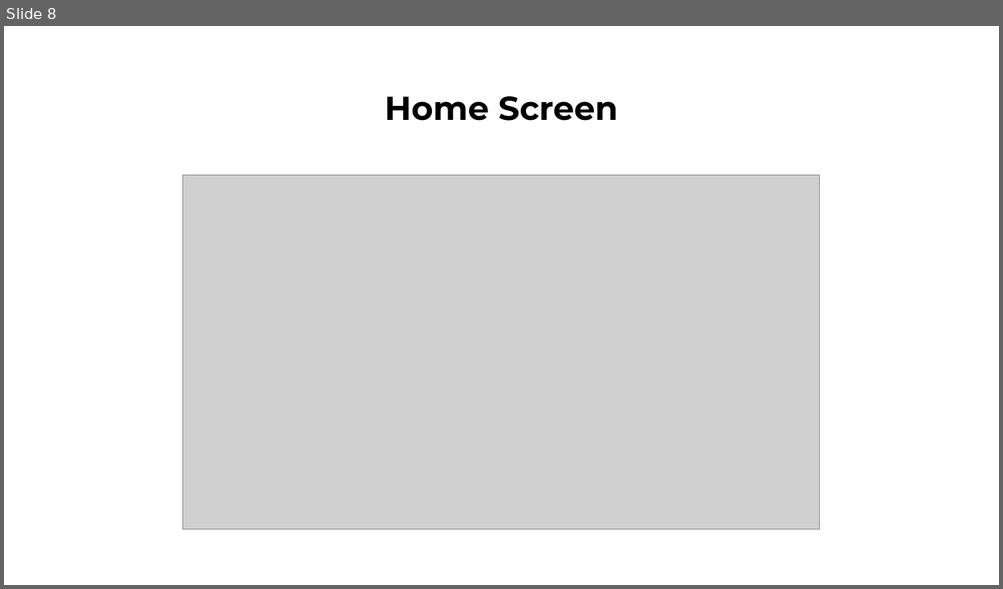
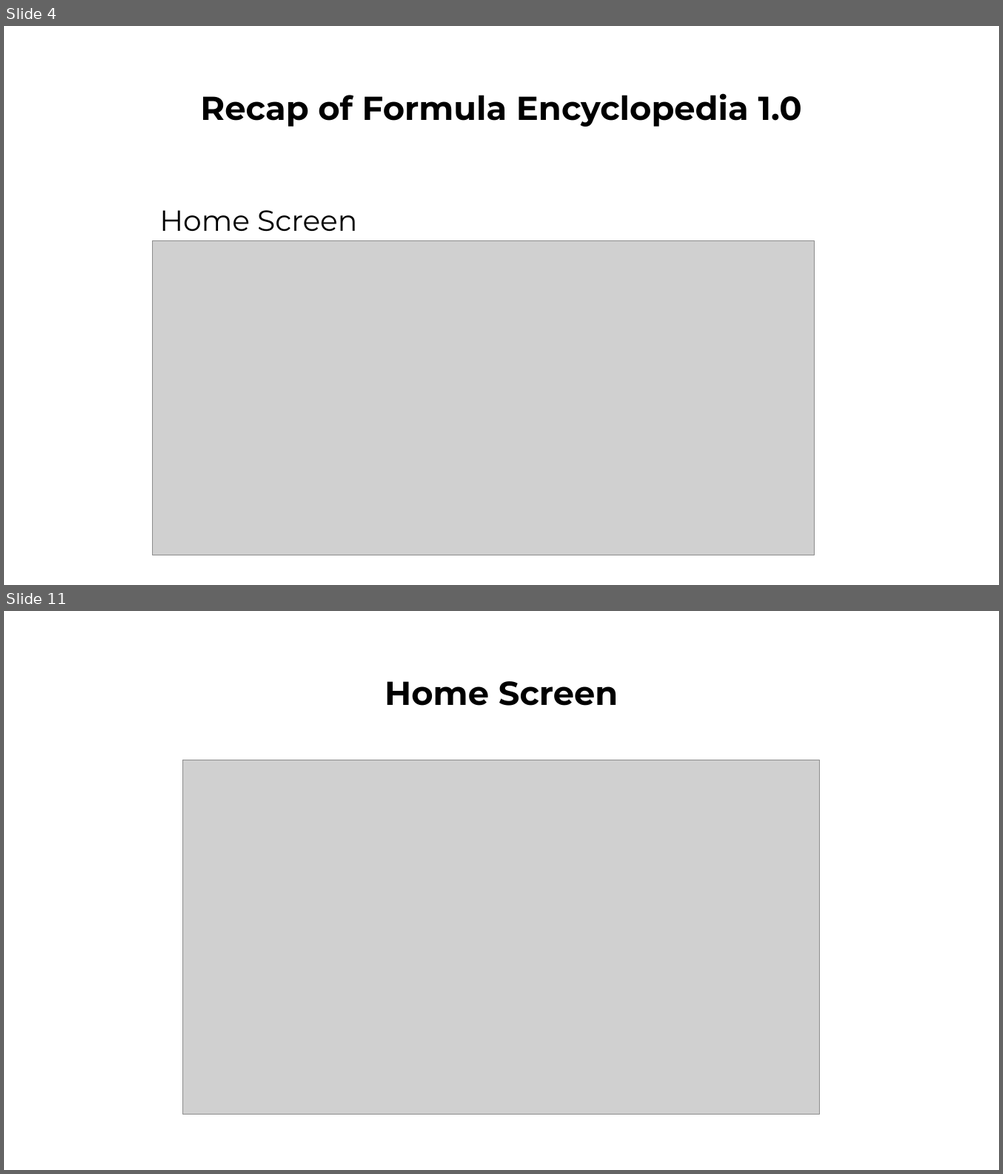
Before and after one commit to AtuLxCE/formula-encyclopaedia, a slide deck: Documentation/Formula Encylopedia 2.0 .pptx. Shown one above the other, each under a label of ours: slide 8 before the commit, slides 4 and 11 after it; the slides between them are not shown. The pictures are 1003x589 and 1003x1174 pixels, drawn with LibreOffice and Linux fonts; fonts in the diff are those of the drawing; grey boxes stand for pictures. Boxes give left, top, right and bottom in pixels: in the first picture for what was removed or moved away, otherwise in the second. Text is boxed around its words. In the diff, an @@ line names an element or a change of style, - is before the commit and + after.

```diff
--- a/Documentation/Formula Encylopedia 2.0 .pptx
+++ b/Documentation/Formula Encylopedia 2.0 .pptx
@@ slide 4 added at box(4, 26, 999, 585), background #FFFFFF @@
@@ title added at box(200, 93, 802, 127), 32 pt, text #000000, bold @@
+Recap of Formula Encyclopedia 1.0
@@ text added at box(159, 210, 357, 232), 28 pt, text #000000 @@
+Home Screen
@@ picture added at box(153, 241, 814, 556) @@
@@ what was slide 8 is now slide 11 @@
```
Also in this commit, not shown: 8 slides changed, 5 other slides added.
